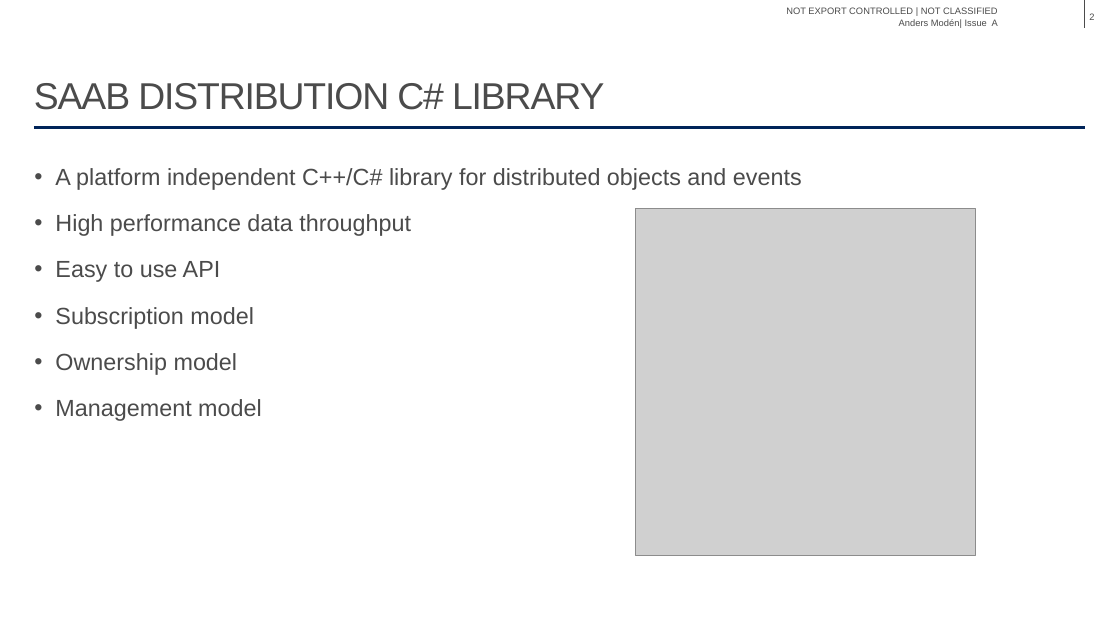
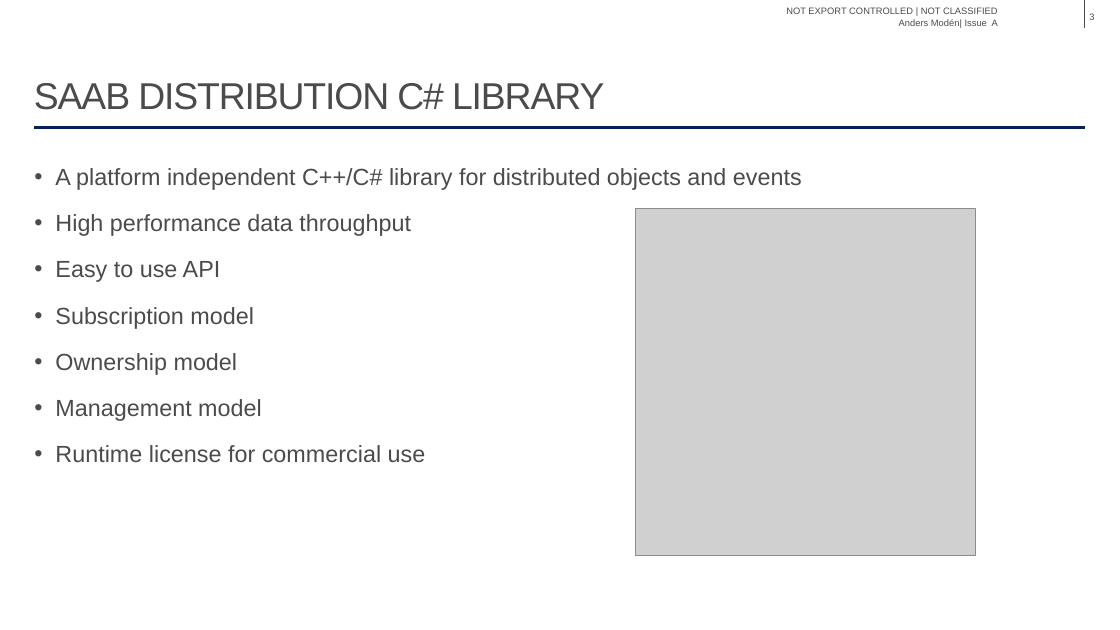
Before and after one commit to ToolTech/Distributed_Domain_Demo, a slide deck: slide 3 of Tutorial/Distribution Tutorial.pptx (slide 2 before the commit). Drawn at 1120x630 pixels with LibreOffice and Linux fonts; fonts in the diff are those of the drawing; grey boxes stand for pictures; background and template pictures are left out. Boxes give left, top, right and bottom in pixels: in the first picture for what was removed or moved away, otherwise in the second. Text is boxed around its words. In the diff, an @@ line names an element or a change of style, - is before the commit and + after.

```diff
--- a/Tutorial/Distribution Tutorial.pptx
+++ b/Tutorial/Distribution Tutorial.pptx
@@ text at box(55, 445, 426, 462): paragraph added @@
+• Runtime license for commercial use
```
Also in this commit, not shown: 1 slide added.
